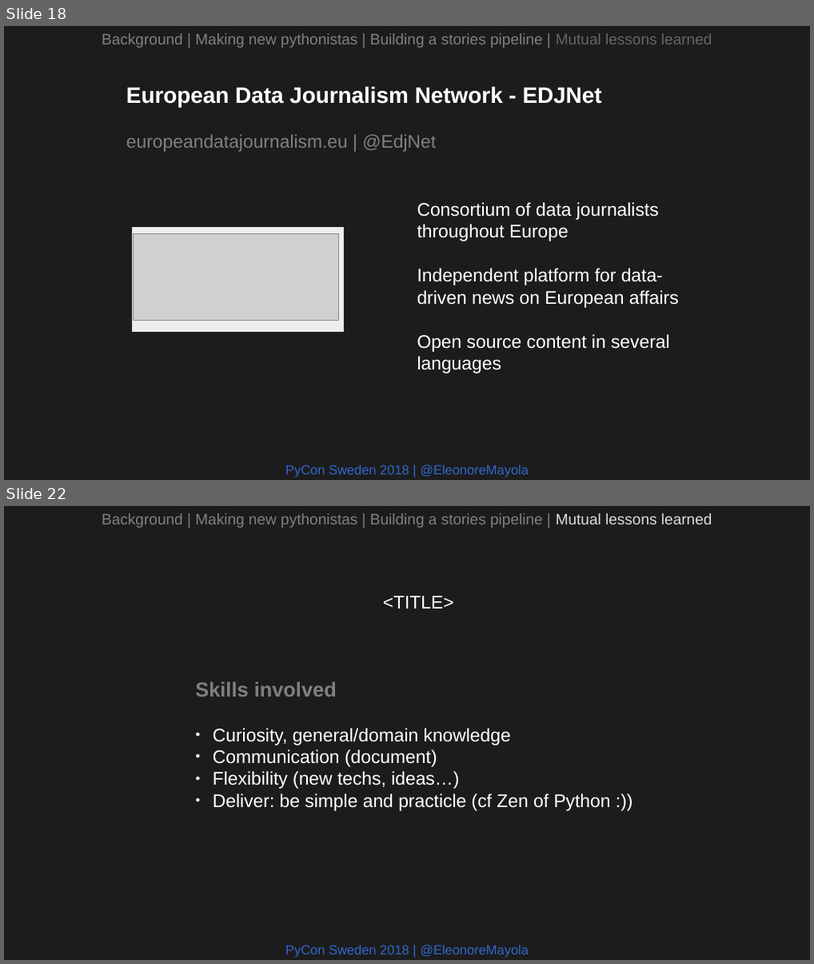
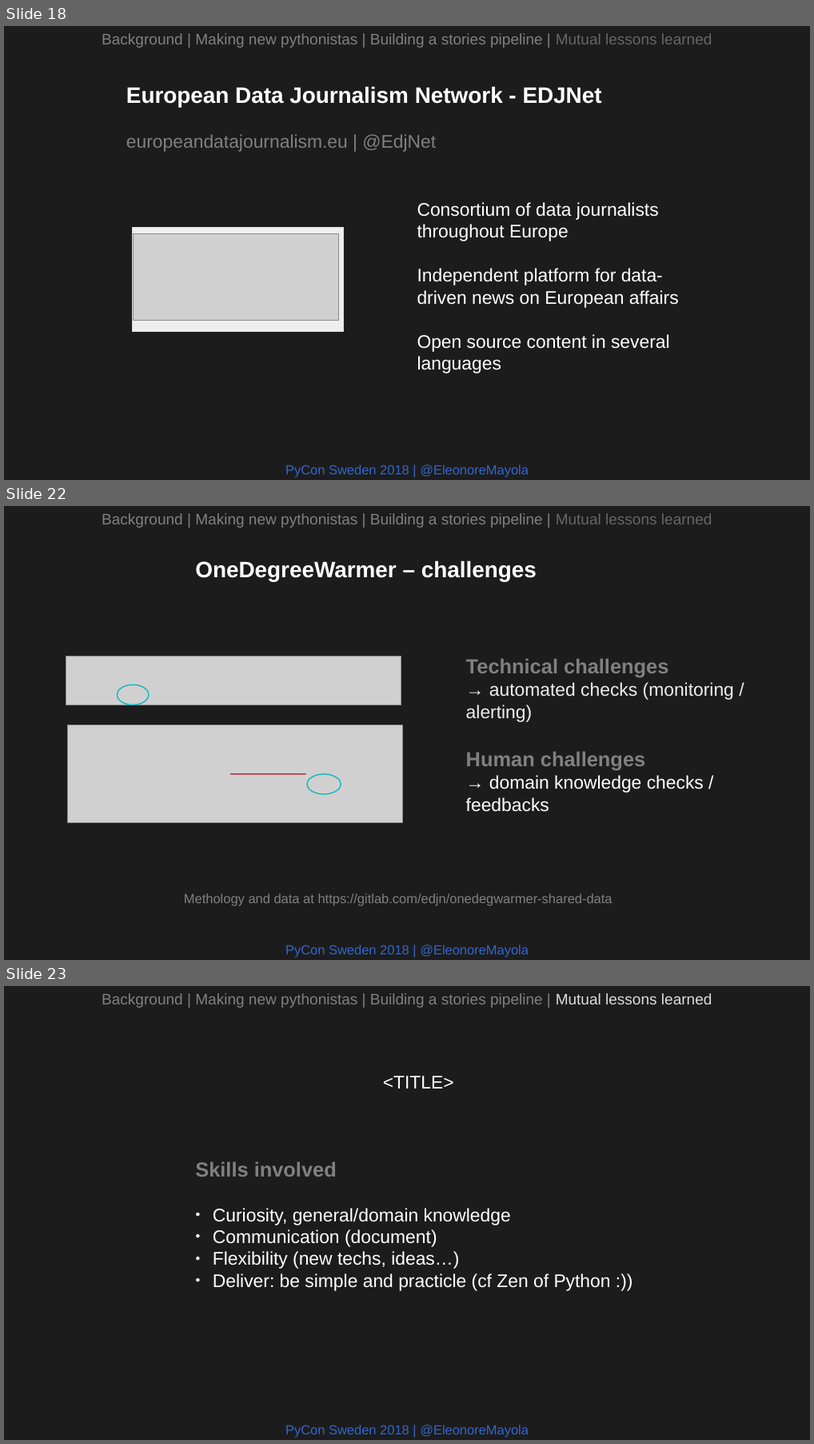
Before and after one commit to Eleonore9/-pyconse18, a slide deck: pyconse2018.odp. Shown one above the other, each under a label of ours: slides 18 and 22 before the commit, slides 18, 22 and 23 after it; the slides between them are not shown. The pictures are 814x964 and 814x1444 pixels, drawn with LibreOffice and Linux fonts; fonts in the diff are those of the drawing; grey boxes stand for pictures. Boxes give left, top, right and bottom in pixels: in the first picture for what was removed or moved away, otherwise in the second. Text is boxed around its words. In the diff, an @@ line names an element or a change of style, - is before the commit and + after.

Commit message:
done one degree warmer slides

```diff
--- a/pyconse2018.odp
+++ b/pyconse2018.odp
@@ slide 22 added at (4, 506, 810, 960), background #1C1C1C @@
@@ text added at (102, 513, 713, 528), 15 pt, text #808080 @@
+Background | Making new pythonistas | Building a stories pipeline | Mutual lessons learned
@@ text added at (195, 560, 537, 582), 22 pt, text #FFFFFF, bold @@
+OneDegreeWarmer – challenges
@@ picture added at (66, 656, 402, 705) @@
@@ text added at (466, 659, 734, 812), 18 pt, text #EEEEEE @@
+Technical challenges
+→ automated checks (monitoring / alerting)
+Human challenges
+→ domain knowledge checks / feedbacks
@@ ellipse added at (118, 684, 149, 705), outline #00B6BD 0.99 pt @@
@@ picture added at (68, 724, 403, 823) @@
@@ line added from (231, 774) to (306, 774), #BA131A 0.99 pt @@
@@ ellipse added at (308, 774, 342, 794), outline #00B6BD 0.99 pt @@
@@ text added at (184, 893, 613, 905), 13 pt, text #808080 @@
+Methology and data at https://gitlab.com/edjn/onedegwarmer-shared-data
@@ text added at (286, 944, 529, 957), 13 pt, text #3366CC @@
+PyCon Sweden 2018 | @EleonoreMayola
@@ what was slide 22 is now slide 23 @@
```
Also in this commit, not shown: 4 slides changed.
